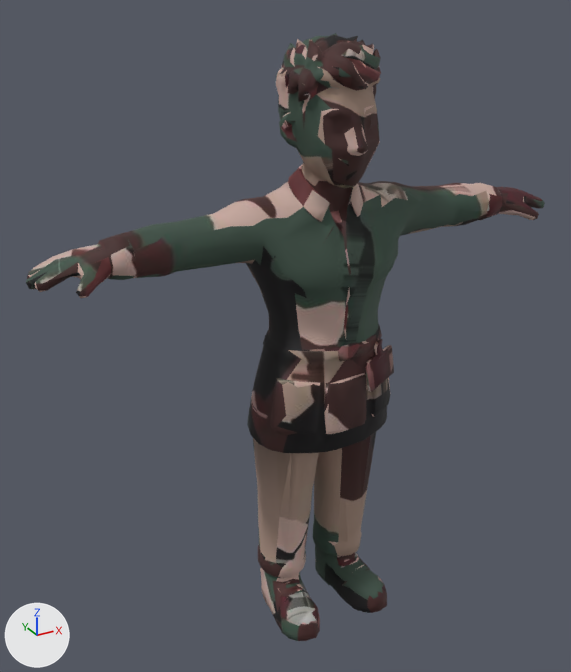
Two versions of the glTF model dist/models/people/staff-young.glb, one commit apart.
The view is the same before and after, from a camera (50 mm lens) standing at (-0.853, -1.381, 1.439) and looking at (-0.064, 0.054, 0.722). The lights are fixed; the arrows at lower left show +X, +Y and +Z. The picture after the commit comes second. Vertices at exactly the same position are counted once.

Names of what the first picture shows: 'char1.001'.
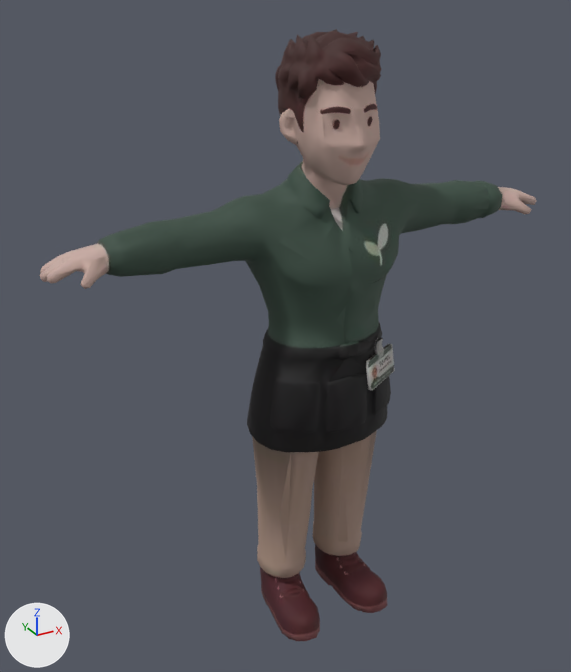
The change, as a diff of the scene's bpy script:
```diff
--- a/dist/models/people/staff-young.glb.py
+++ b/dist/models/people/staff-young.glb.py
@@ me_char1_003 @@
 # used by ob_char1_001; location = (0.0, 0.0, 0.0); scale = (0.008, 0.008, 0.008)
-me_char1_003.from_pydata(...)  # 2248 vertices, 4499 faces; spans x -77.0..77.0, y -18.0..18.0, z 0.0..170.0
+me_char1_003.from_pydata(...)  # 2248 vertices, 4499 faces; spans x -74.0..74.0, y -18.0..18.0, z 0.0..170.0
+# me_char1_003 part 1: 19 vertices moved from x -5.0..74.0, y -9.0..10.0, z 117.0..164.0 to x -5.0..72.0, y -8.0..10.0, z 118.0..164.0; 113 vertices removed from x -17.0..77.0, y -12.0..13.0, z 75.0..159.0; 117 vertices added at x -18.0..74.0, y -13.0..13.0, z 73.0..164.0
+# me_char1_003 part 2: 36 vertices moved from x -77.0..-54.0, y -9.0..8.0, z 118.0..124.0 to x -73.0..-54.0, y -7.0..8.0, z 119.0..124.0; 86 vertices removed from x -77.0..-53.0, y -9.0..9.0, z 117.0..127.0; 76 vertices added at x -74.0..-48.0, y -7.0..8.0, z 118.0..126.0
+# me_char1_003 part 3: 1 vertex moved within x -11.0, y -4.0, z 18.0; 2 vertices removed from x -7.0..17.0, y -15.0..1.0, z 3.0..13.0; 8 vertices added at x -13.0..17.0, y -16.0..12.0, z 3.0..18.0
+# me_char1_003 part 4: 3811 kept faces spanning x -73.0..72.0, y -18.0..18.0, z 0.0..170.0 get new texture (UV) coordinates
 me_char1_003.materials.append(mat_material_1_003)
@@ ob_char1_001 @@
 ob_char1_001.location = (0.0, 0.0, 0.0)
-ob_char1_001.scale = (0.008, 0.008, 0.008)
+ob_char1_001.scale = (0.00804, 0.00804, 0.00804)
```

Location of each change, (x1, y1, x2, y2) in pixels of the pictures (571 x 672 px; the box of a moved part takes in the faces that stretch with it):
'char1.001', reshaped, rescaled: before (26, 33, 545, 641); after (39, 29, 537, 641)
part 1 of me_char1_003, moved or reshaped: before (263, 76, 545, 433); after (262, 73, 537, 432)
part 2 of me_char1_003, moved or reshaped: before (26, 234, 168, 298); after (39, 232, 162, 289)
part 3 of me_char1_003, reshaped: before (282, 559, 387, 605); after (282, 559, 387, 604)
part 4 of me_char1_003, surface changed: before (26, 33, 537, 641); after (43, 29, 530, 641)
